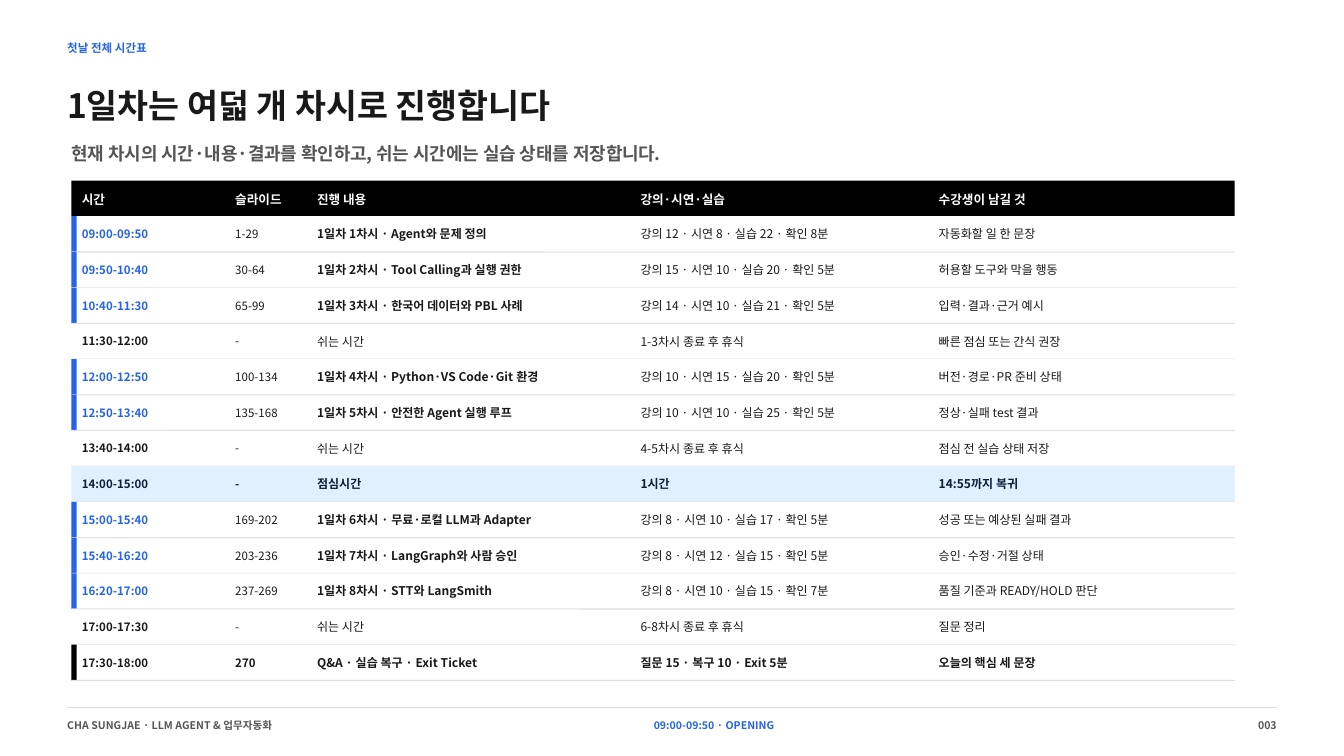
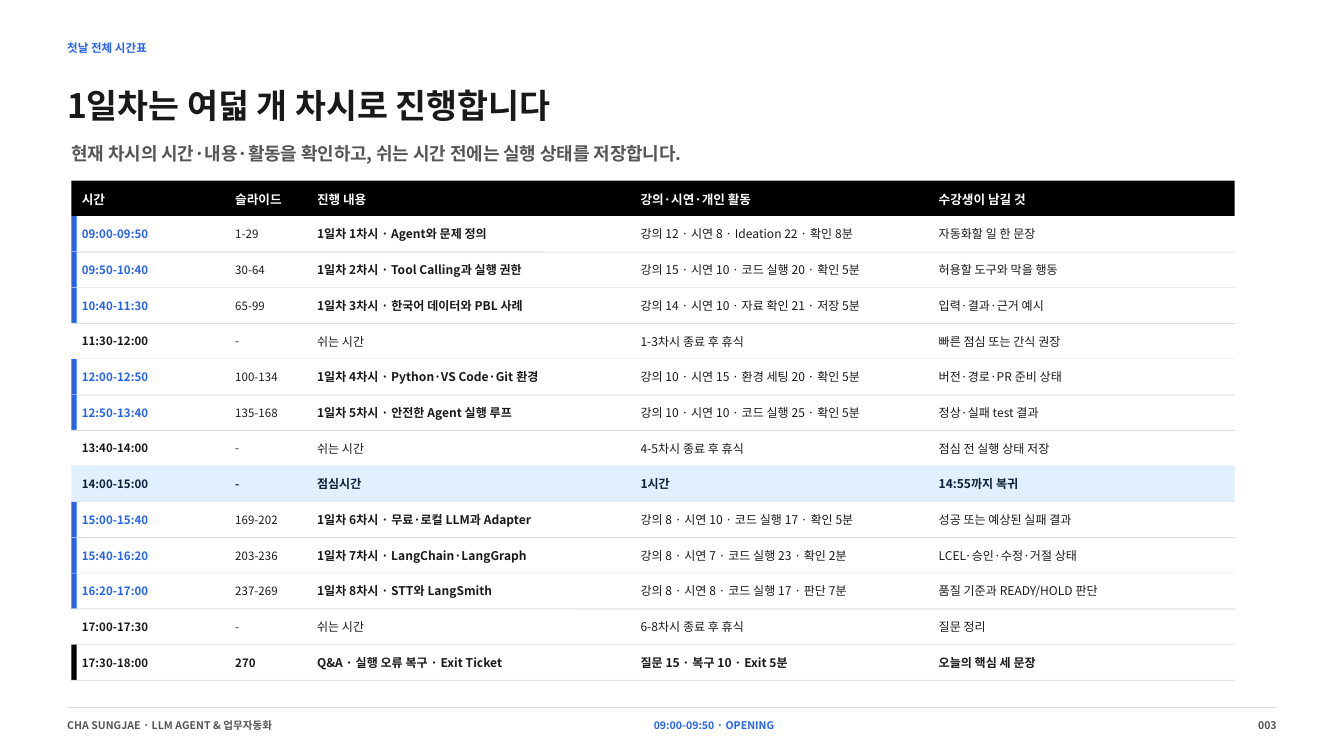
Before and after one commit to smilesjcha/llm-agent-and-workflow-automation, a slide deck: slide 3 of slides/IPA_LLM_Agent_업무자동화_Day1_2026-08-23_MUSINSA_PARTS_270p.pptx. Drawn at 1344x756 pixels with LibreOffice and Linux fonts; fonts in the diff are those of the drawing. Boxes give left, top, right and bottom in pixels: in the first picture for what was removed or moved away, otherwise in the second. Text is boxed around its words. In the diff, an @@ line names an element or a change of style, - is before the commit and + after.

```diff
--- a/slides/IPA_LLM_Agent_업무자동화_Day1_2026-08-23_MUSINSA_PARTS_270p.pptx
+++ b/slides/IPA_LLM_Agent_업무자동화_Day1_2026-08-23_MUSINSA_PARTS_270p.pptx
@@ text at <box>71,145,681,164</box>: text changed @@
-현재 차시의 시간·내용·결과를 확인하고, 쉬는 시간에는 실습 상태를 저장합니다.
+현재 차시의 시간·내용·활동을 확인하고, 쉬는 시간 전에는 실행 상태를 저장합니다.
@@ text at <box>641,193,751,205</box>: text changed @@
-강의·시연·실습
+강의·시연·개인 활동
@@ text at <box>641,228,853,239</box>: text changed @@
-강의 12 · 시연 8 · 실습 22 · 확인 8분
+강의 12 · 시연 8 · Ideation 22 · 확인 8분
@@ text at <box>641,264,860,275</box>: text changed @@
-강의 15 · 시연 10 · 실습 20 · 확인 5분
+강의 15 · 시연 10 · 코드 실행 20 · 확인 5분
@@ text at <box>641,300,860,311</box>: text changed @@
-강의 14 · 시연 10 · 실습 21 · 확인 5분
+강의 14 · 시연 10 · 자료 확인 21 · 저장 5분
@@ text at <box>641,371,860,382</box>: text changed @@
-강의 10 · 시연 15 · 실습 20 · 확인 5분
+강의 10 · 시연 15 · 환경 세팅 20 · 확인 5분
@@ text at <box>641,407,860,418</box>: text changed @@
-강의 10 · 시연 10 · 실습 25 · 확인 5분
+강의 10 · 시연 10 · 코드 실행 25 · 확인 5분
@@ text at <box>939,443,1049,454</box>: text changed @@
-점심 전 실습 상태 저장
+점심 전 실행 상태 저장
@@ text at <box>641,514,854,525</box>: text changed @@
-강의 8 · 시연 10 · 실습 17 · 확인 5분
+강의 8 · 시연 10 · 코드 실행 17 · 확인 5분
@@ text at <box>317,550,526,563</box>: text changed @@
-1일차 7차시 · LangGraph와 사람 승인
+1일차 7차시 · LangChain·LangGraph
@@ text at <box>641,550,847,561</box>: text changed @@
-강의 8 · 시연 12 · 실습 15 · 확인 5분
+강의 8 · 시연 7 · 코드 실행 23 · 확인 2분
@@ text at <box>939,550,1077,561</box>: text changed @@
-승인·수정·거절 상태
+LCEL·승인·수정·거절 상태
@@ text at <box>641,585,847,596</box>: text changed @@
-강의 8 · 시연 10 · 실습 15 · 확인 7분
+강의 8 · 시연 8 · 코드 실행 17 · 판단 7분
@@ text at <box>317,657,502,670</box>: text changed @@
-Q&A · 실습 복구 · Exit Ticket
+Q&A · 실행 오류 복구 · Exit Ticket
```
Also in this commit, not shown: 88 other slides changed, 5 other files.
